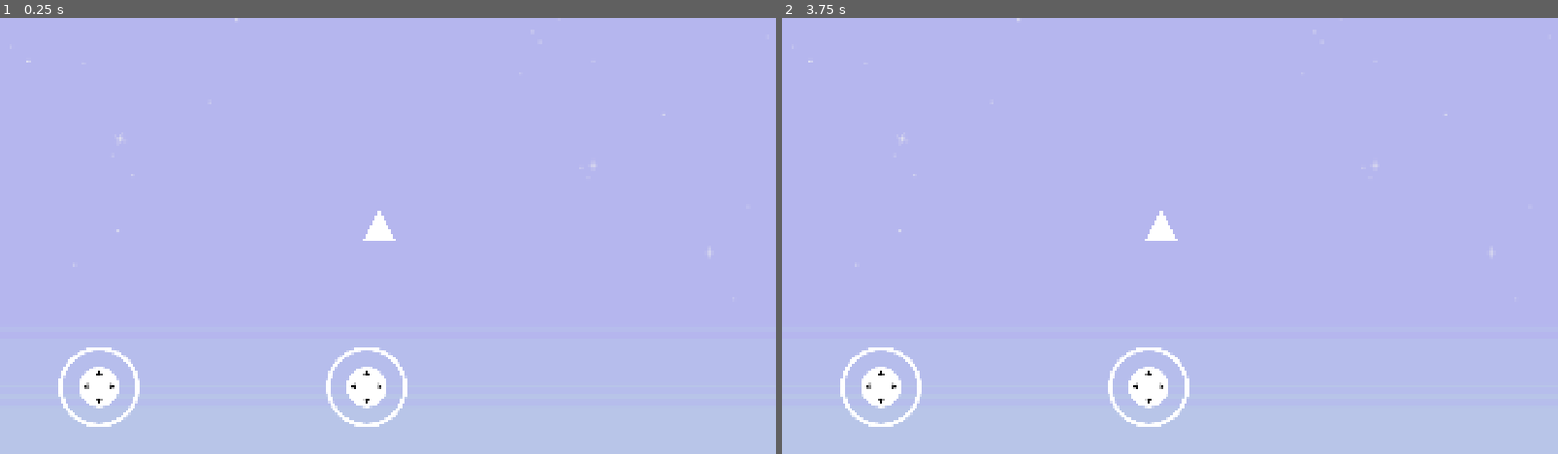
Above: before the commit, frames 1-2 (left to right).
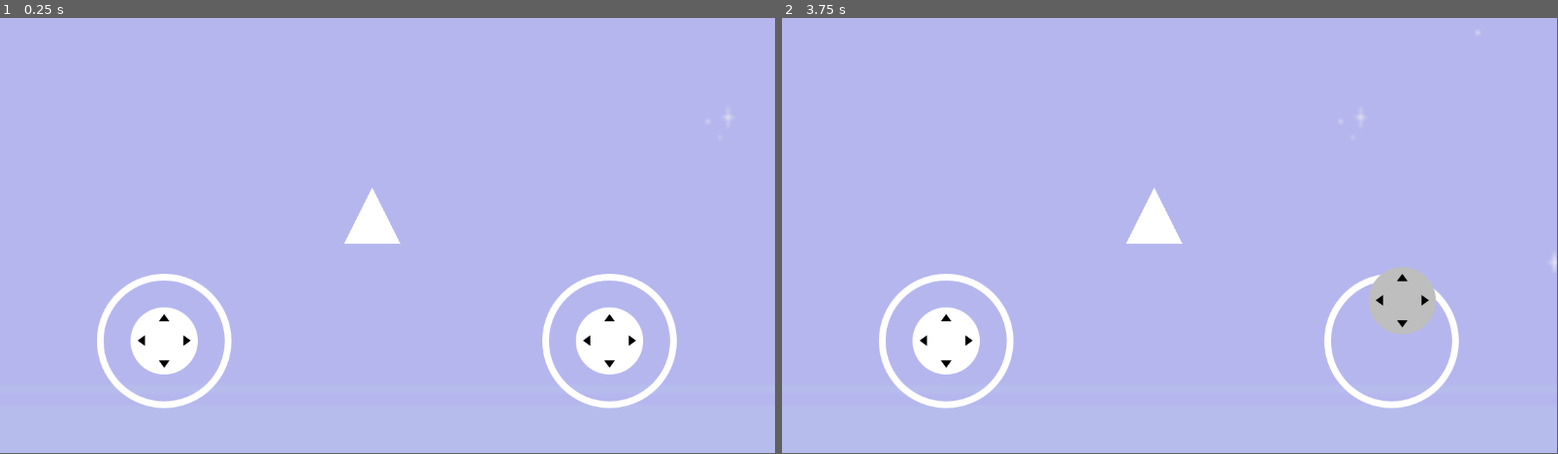
Above: after the commit, the same moments.

Repository: SoufyanRachdi/multiplayer_triangle_game
Game: Godot game, scene res://scenes/main.tscn
Same seed, same stepped clock (60 frames per second), same inputs: the game is played once before the commit and once after it.
Inputs (mouse positions are in pixels of both pictures, inside the frame that each line leads up to):
- Up to frame 1 (0.25 s): no input
- Up to frame 2 (3.75 s): tap Enter at 0.5, 2, 3.5 s; move the mouse to (1340, 214) at 0.52 s; hold D (right) 0.53-1.25 s; click (1340, 214) at 0.67 s; tap Space at 1.25, 2.75 s; drag from (1014, 257) to (1131, 323) at 1.27 s; move the mouse to (1247, 140) at 2.02 s; hold D (right) 2.03-2.75 s; click (1247, 140) at 2.17 s; drag from (1131, 323) to (937, 170) at 2.77 s; move the mouse to (1402, 301) at 3.52 s; hold A (left) from 3.53 s (still down); click (1402, 301) at 3.67 s
In our replay, the window is 800x450 before the commit and 799x449 after it. These sizes can differ from the game's own. Grey fills any space a smaller window leaves; there, only what the larger window draws over its background counts as a difference.

The runs differ from the first frame. In frame 1, 5.4% of the frame differs, in the area x 3-95%, y 0-94%; in frame 2, 5.2%.
Error before the commit: Attempt to call function 'get_normalized_vector' in base 'null instance' on a null instance. (res://scripts/player.gd:24)

Commit message:
normally marche

Diff:
--- a/project.godot
+++ b/project.godot
@@ -10,80 +10,48 @@
 
 [application]
 
-config/name="testing"
+config/name="Triangle Game"
 run/main_scene="uid://du0gng7g7ojev"
-config/features=PackedStringArray("4.4", "GL Compatibility")
-config/icon="res://icon.svg"
-
-[display]
-
-window/size/viewport_width=1920
-window/size/viewport_height=1080
-window/size/mode=3
-window/stretch/mode="canvas_items"
-
-[global_group]
-
-enemy=""
-object=""
-player=""
-end=""
-headenemy=""
+config/features=PackedStringArray("4.4", "Mobile")
 
 [input]
 
-jump={
-"deadzone": 0.5,
-"events": [Object(InputEventKey,"resource_local_to_scene":fa …(140 unchanged characters)… d":false,"keycode":0,"physical_keycode":32,"key_label":0,"unicode":32,"location":0,"echo":false,"script":null)
+up={
+"deadzone": 0.2,
+"events": [Object(InputEventKey,"resource_local_to_scene":fa …(140 unchanged characters)… d":false,"keycode":0,"physical_keycode":87,"key_label":0,"unicode":122,"location":0,"echo":false,"script":null)
+]
+}
+down={
+"deadzone": 0.2,
+"events": [Object(InputEventKey,"resource_local_to_scene":false,"resource_name":"","device":-1,"window_id":0,"alt_pressed":false,"shift_pressed":false,"ctrl_pressed":false,"meta_pressed":false,"pressed":false,"keycode":0,"physical_keycode":83,"key_label":0,"unicode":115,"location":0,"echo":false,"script":null)
 ]
 }
 left={
-"deadzone": 0.5,
+"deadzone": 0.2,
 "events": [Object(InputEventKey,"resource_local_to_scene":false,"resource_name":"","device":-1,"window_id":0,"alt_press …(192 unchanged characters)…
-, Object(InputEventKey,"resource_local_to_scene":false,"resource_name":"","device":-1,"window_id":0,"alt_pressed":false,"shift_pressed":false,"ctrl_pressed":false,"meta_pressed":false,"pressed":false,"keycode":0,"physical_keycode":4194319,"key_label":0,"unicode":0,"location":0,"echo":false,"script":null)
 ]
 }
 right={
-"deadzone": 0.5,
+"deadzone": 0.2,
 "events": [Object(InputEventKey,"resource_local_to_scene":false,"resource_name":"","device":-1,"window_id":0,"alt_press …(192 unchanged characters)…
-, Object(InputEventKey,"resource_local_to_scene":false,"resource_name":"","device":-1,"window_id":0,"alt_pressed":false,"shift_pressed":false,"ctrl_pressed":false,"meta_pressed":false,"pressed":false,"keycode":0,"physical_keycode":4194321,"key_label":0,"unicode":0,"location":0,"echo":false,"script":null)
 ]
 }
-up={
-"deadzone": 0.5,
-"events": [Object(InputEventKey,"resource_local_to_scene":fa …(140 unchanged characters)… d":false,"keycode":0,"physical_keycode":87,"key_label":0,"unicode":122,"location":0,"echo":false,"script":null)
-, Object(InputEventKey,"resource_local_to_scene":false,"resource_name":"","device":-1,"window_id":0,"alt_pressed":false,"shift_pressed":false,"ctrl_pressed":false,"meta_pressed":false,"pressed":false,"keycode":0,"physical_keycode":4194320,"key_label":0,"unicode":0,"location":0,"echo":false,"script":null)
+rot_left={
+"deadzone": 0.2,
+"events": [Object(InputEventKey,"resource_local_to_scene":fa …(140 unchanged characters)… d":false,"keycode":0,"physical_keycode":76,"key_label":0,"unicode":108,"location":0,"echo":false,"script":null)
 ]
 }
-down={
-"deadzone": 0.5,
-"events": [Object(InputEventKey,"resource_local_to_scene":fa …(140 unchanged characters)… d":false,"keycode":0,"physical_keycode":83,"key_label":0,"unicode":115,"location":0,"echo":false,"script":null)
-, Object(InputEventKey,"resource_local_to_scene":false,"resource_name":"","device":-1,"window_id":0,"alt_pressed":false,"shift_pressed":false,"ctrl_pressed":false,"meta_pressed":false,"pressed":false,"keycode":0,"physical_keycode":4194322,"key_label":0,"unicode":0,"location":0,"echo":false,"script":null)
-]
-}
-shoot={
-"deadzone": 0.5,
-"events": [Object(InputEventMouseButton,"resource_local_to_scene":false,"resource_name":"","device":-1,"window_id":0,"alt_pressed":false,"shift_pressed":false,"ctrl_pressed":false,"meta_pressed":false,"button_mask":1,"position":Vector2(60, 28),"global_position":Vector2(69, 74),"factor":1.0,"button_index":1,"canceled":false,"pressed":true,"double_click":false,"script":null)
-]
-}
-reload={
-"deadzone": 0.5,
-"events": [Object(InputEventKey,"resource_local_to_scene":false,"resource_name":"","device":-1,"window_id":0,"alt_pressed":false,"shift_pressed":false,"ctrl_pressed":false,"meta_pressed":false,"pressed":false,"keycode":0,"physical_keycode":82,"key_label":0,"unicode":114,"location":0,"echo":false,"script":null)
-]
-}
-speed={
-"deadzone": 0.5,
-"events": [Object(InputEventKey,"resource_local_to_scene":false,"resource_name":"","device":-1,"window_id":0,"alt_pressed":false,"shift_pressed":false,"ctrl_pressed":false,"meta_pressed":false,"pressed":false,"keycode":0,"physical_keycode":4194325,"key_label":0,"unicode":0,"location":0,"echo":false,"script":null)
-]
-}
-visible={
-"deadzone": 0.5,
-"events": [Object(InputEventKey,"resource_local_to_scene":false,"resource_name":"","device":-1,"window_id":0,"alt_pressed":false,"shift_pressed":false,"ctrl_pressed":false,"meta_pressed":false,"pressed":false,"keycode":0,"physical_keycode":86,"key_label":0,"unicode":118,"location":0,"echo":false,"script":null)
+rot_right={
+"deadzone": 0.2,
+"events": [Object(InputEventKey,"resource_local_to_scene":fa …(140 unchanged characters)… d":false,"keycode":0,"physical_keycode":59,"key_label":0,"unicode":109,"location":0,"echo":false,"script":null)
 ]
 }
 
+[input_devices]
+
+pointing/emulate_touch_from_mouse=true
+pointing/emulate_mouse_from_touch=false
+
 [rendering]
 
-renderer/rendering_method="gl_compatibility"
-renderer/rendering_method.mobile="gl_compatibility"
-textures/vram_compression/import_etc2_astc=true
+renderer/rendering_method="mobile"
--- a/scripts/player.gd
+++ b/scripts/player.gd
@@ -5,10 +5,6 @@
 
 @onready var polygon_2d: Polygon2D = $Polygon2D
 @onready var collision_polygon: CollisionPolygon2D = $CollisionPolygon2D
-
-# Access the actual joystick nodes inside the Control UI
-@onready var move_joystick := $"../Control/movecontrole/Joystick"
-@onready var rot_joystick := $"../Control/rotcontrole/Joystick"
 
 func _ready() -> void:
 	var triangle_points = [
@@ -20,13 +16,13 @@
 	collision_polygon.polygon = triangle_points
 
 func _physics_process(delta: float) -> void:
-	# Movement
-	var input_dir = move_joystick.get_normalized_vector()
+	# Movement (ZQSD)
+	var input_dir := Input.get_vector("left", "right", "up", "down")
 	velocity = input_dir * SPEED
 	move_and_slide()
-	print("test")
-	# Rotation
-	var rot_dir = rot_joystick.get_normalized_vector()
-	if rot_dir.length() > 0.1:
-		var angle = rot_dir.angle()
-		rotation = angle
+
+	# Rotation (Q and D or A and E, or your choice)
+	if Input.is_action_pressed("rot_left"):
+		rotation -= ROTATION_SPEED * delta
+	elif Input.is_action_pressed("rot_right"):
+		rotation += ROTATION_SPEED * delta
